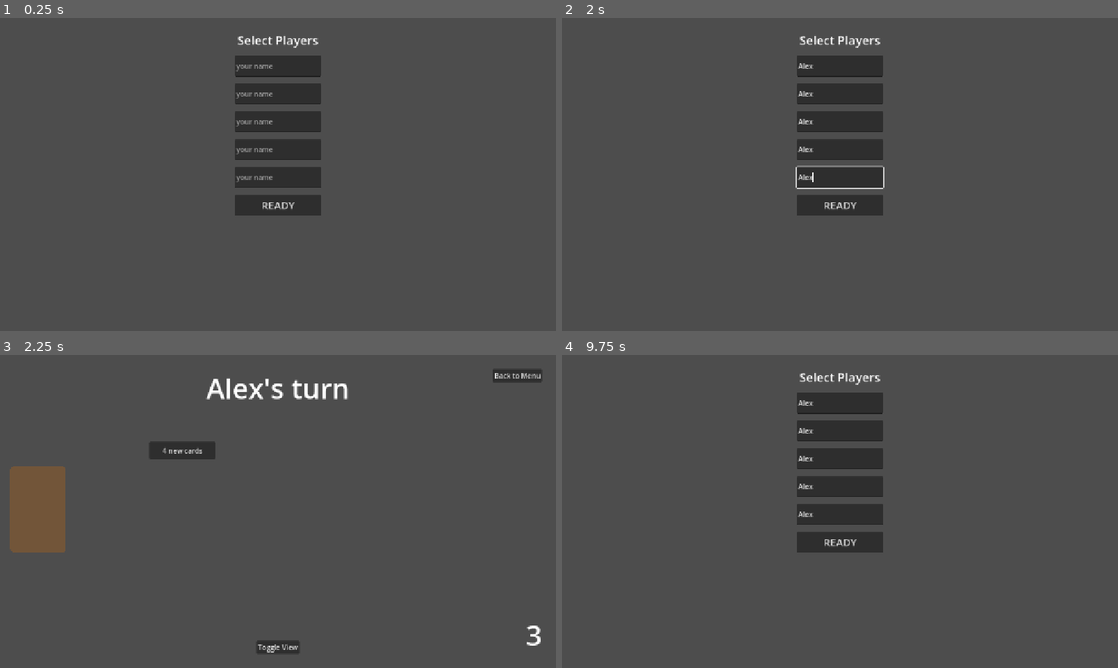
Above: before the commit, frames 1-4 (two rows, left to right).
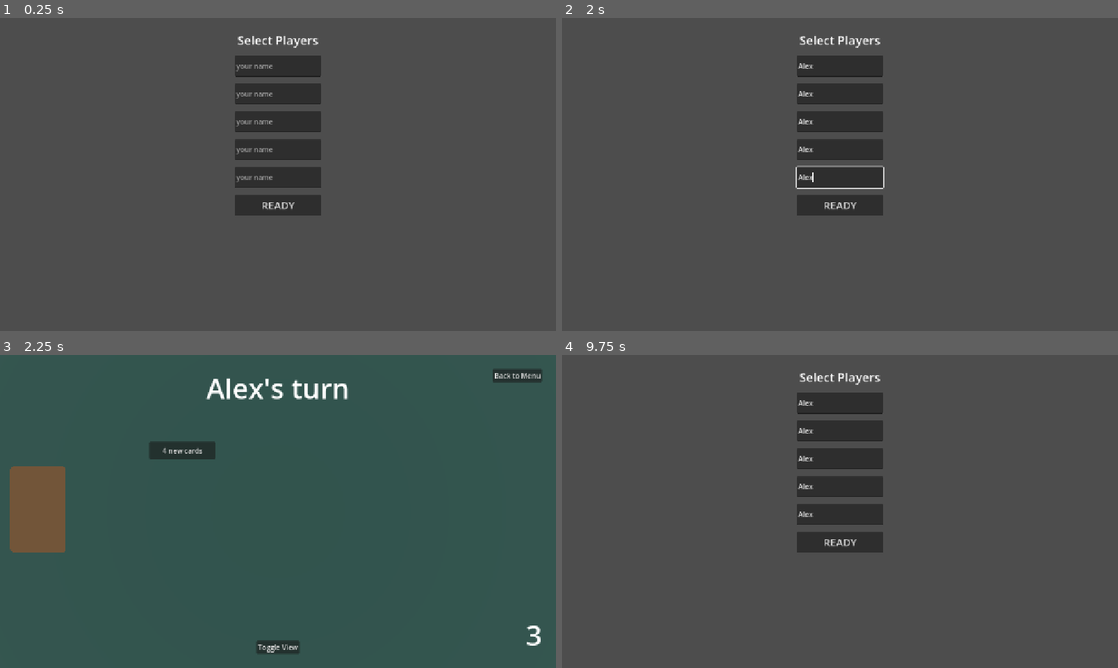
Above: after the commit, the same moments.

Repository: vbackeberg/game1
Game: Godot game, scene res://src/main.tscn
Same seed, same stepped clock (60 frames per second), same inputs: the game is played once before the commit and once after it.
Inputs (mouse positions are in pixels of both pictures, inside the frame that each line leads up to):
- Up to frame 1 (0.25 s): no input
- Up to frame 2 (2 s): click (840, 64) at 0.52 s; type "Alex" at 0.6 s; click (840, 93) at 0.75 s; type "Alex" at 0.83 s; click (840, 121) at 0.98 s; type "Alex" at 1.07 s; click (840, 149) at 1.27 s; type "Alex" at 1.35 s; click (840, 177) at 1.5 s; type "Alex" at 1.58 s
- Up to frame 3 (2.25 s): click "READY" at 2 s
- Up to frame 4 (9.75 s): click "4 new cards" at 2.75 s; click "4 new cards" at 3.5 s; click "Toggle View" at 4.25 s; click (600, 508) at 5 s; click "Toggle View" at 5.75 s; click (600, 508) at 6.5 s; click "Toggle View" at 7.25 s; click (600, 508) at 8 s; click "4 new cards" at 8.75 s; click "Back to Menu" at 9.5 s

Frames 1-2 are identical in both runs. In frame 3, 95% of the frame differs, in the area x 0-100%, y 0-100%; in frame 4, nothing differs.
Error in both runs: Invalid type in function 'add_resource' in base 'Node3D (PlayerArea)'. Cannot convert argument 1 from Object to int. (res://src/game/middle_area.gd:27)

Commit message:
game scene: set light and background plate

Diff:
--- a/src/game/game_scene.tscn
+++ b/src/game/game_scene.tscn
@@ -2,6 +2,12 @@
 
 [ext_resource type="Script" uid="uid://bopt66vu8q8qa" path="res://src/game/game_scene.gd" id="1_jr7q5"]
 [ext_resource type="PackedScene" uid="uid://dkfqww1gfq0k" path="res://src/game/middle_area.tscn" id="2_sia5v"]
+
+[sub_resource type="StandardMaterial3D" id="StandardMaterial3D_sia5v"]
+albedo_color = Color(0.16371086, 0.3093077, 0.28243786, 1)
+
+[sub_resource type="QuadMesh" id="QuadMesh_sia5v"]
+size = Vector2(10, 10)
 
 [node name="GameScene" type="Node" unique_id=108084504]
 script = ExtResource("1_jr7q5")
@@ -87,9 +93,20 @@
 [node name="Canvas" type="Node3D" parent="." unique_id=807349849]
 
 [node name="Camera2D" type="Camera3D" parent="Canvas" unique_id=1937035089]
-transform = Transform3D(1, 0, 0, 0, -4.371139e-08, 1, 0, -1, -4.371139e-08, 0, 1, 0)
+transform = Transform3D(1, 0, 0, 0, -4.371139e-08, 1, 0, -1, -4.371139e-08, 0, 3.2, 0)
 
 [node name="MiddleArea" parent="Canvas" unique_id=1593471768 instance=ExtResource("2_sia5v")]
+transform = Transform3D(1, 0, 0, 0, 1, 0, 0, 0, 1, 0, 0.3, 0)
+
+[node name="Background" type="MeshInstance3D" parent="Canvas" unique_id=1323155353]
+transform = Transform3D(1, 0, 0, 0, -4.371139e-08, 1, 0, -1, -4.371139e-08, 0, 0, 0)
+material_override = SubResource("StandardMaterial3D_sia5v")
+mesh = SubResource("QuadMesh_sia5v")
+
+[node name="DirectionalLight3D" type="DirectionalLight3D" parent="Canvas" unique_id=1669852085]
+transform = Transform3D(1, 0, 0, 0, -4.371139e-08, 1, 0, -1, -4.371139e-08, 0, 23.385279, 0)
+shadow_enabled = true
+shadow_opacity = 0.87
 
 [connection signal="pressed" from="MainOverlay/StopGameButton" to="." method="_on_stop_game_button_pressed"]
 [connection signal="pressed" from="MainOverlay/WinOverlay/NewGameButton" to="." method="_on_new_game_button_pressed"]
